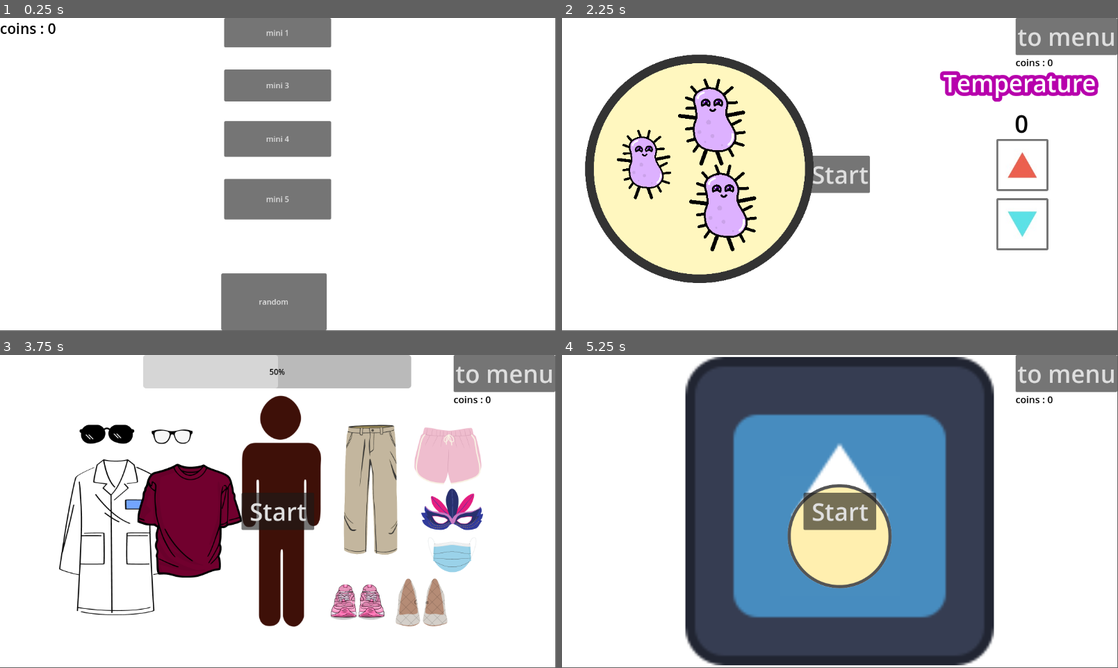
Above: before the commit, frames 1-4 (two rows, left to right).
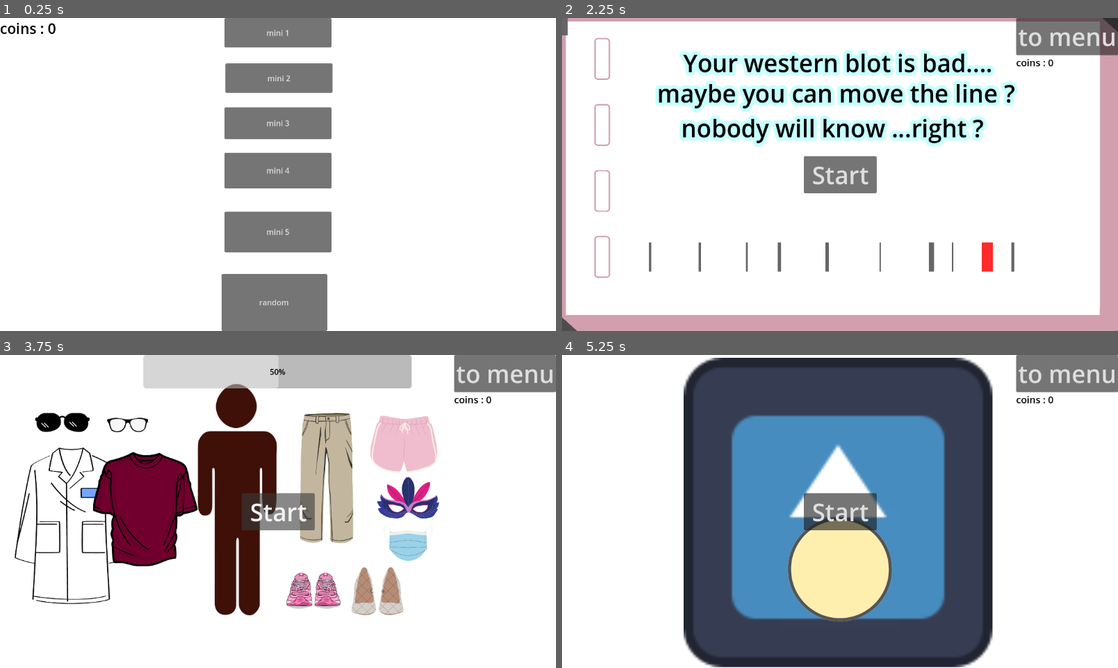
Above: after the commit, the same moments.

Repository: maxnourr/The-game
Game: Godot game, scene res://ugly_menu.tscn
Two runs of this game, one before a commit and one after it. Both use one fixed random seed, a clock stepped at 60 frames per second and the inputs below. The engine's default icon, where the game draws it, is replaced by a stand-in: a white triangle on a blue panel in a dark square.
Inputs (mouse positions are in pixels of both pictures, inside the frame that each line leads up to):
- Up to frame 1 (0.25 s): no input
- Up to frame 2 (2.25 s): click "mini 3" at 0.5 s; click "to menu" at 1.25 s; click (840, 77) at 2 s, where only the run after the commit has a clickable "mini 2"
- Up to frame 3 (3.75 s): click "to menu" at 2.75 s; click "mini 4" at 3.5 s
- Up to frame 4 (5.25 s): click "to menu" at 4.25 s; click "mini 5" at 5 s
In our replay, the window is 799x449 before the commit and 800x450 after it. These sizes can differ from the game's own. Grey fills any space a smaller window leaves; there, only what the larger window draws over its background counts as a difference.

The runs differ from the first frame. In frame 1, 8.1% of the frame differs, in the area x 7-60%, y 0-100%; in frame 2, 44%, in the area x 0-100%, y 0-100%; in frame 3, 32%; in frame 4, 7.3%.

Commit message:
adapt mini2

Diff:
--- a/MINIGAMES/global_var.gd
+++ b/MINIGAMES/global_var.gd
@@ -1,7 +1,7 @@
 extends Node
 
-var game = ["res://minijeu_1/ampi_game.tscn","res://minijeu_3/Plasmid_Game.tscn","res://minijeu_4/clothe_game.tscn","res://minijeu_5/wash_game.tscn"]
-var do_game = ["res://minijeu_1/ampi_game.tscn","res://minijeu_3/Plasmid_Game.tscn","res://minijeu_4/clothe_game.tscn","res://minijeu_5/wash_game.tscn"]
+var game = ["res://minijeu_1/ampi_game.tscn","res://minijeu_2/node.tscn","res://minijeu_3/Plasmid_Game.tscn","res://minijeu_4/clothe_game.tscn","res://minijeu_5/wash_game.tscn"]
+var do_game = game
 var coins = 0
 var on_randon = false
 var rng = RandomNumberGenerator
--- a/MINIGAMES/minijeu_1/ampi_game.gd
+++ b/MINIGAMES/minijeu_1/ampi_game.gd
@@ -6,13 +6,9 @@
 var goal = 3
 
 #timer
-var time = 500
+var time = 5
 var malus = false #change the time if activated
 var malus_time = 3
-
-# screen
-var width = 0 #will be initialised in ready()
-var height = 0
 
 #tubes
 var linktube = preload("ampi.tscn") #to create new tube
@@ -31,43 +27,8 @@
 	$Button2.hide() #no restart
 	$Timer.wait_time = time #set timer
 
-	#set screen data
-	width = get_viewport().size.x
-	height = get_viewport().size.y
-	resize() #resize the elements
-
-
-#resize and position each element depending of the screen dimensions
-func resize():
-
-	#at the center
-	$bacterias.position.x = get_viewport().size.x/2
-	$bacterias.position.y = get_viewport().size.y/2
-
-	#at the center
-	$circle.position.x = get_viewport().size.x/2
-	$circle.position.y = get_viewport().size.y/2
-
-	#scale bacterias
-	$bacterias.scale.x = get_viewport().size.x*0.5/1152
-	$bacterias.scale.y = $bacterias.scale.x
-
-	#size circle dep on bacterias + step dep on screen dimensions
-	max_size = $bacterias.scale.x*1.5
-	$circle.scale.x = max(0,max_size)
-	$circle.scale.y = $circle.scale.x
-	step = max(0,(max_size/2)/time)
-
-	#we do not resize tube because... because
-
 # Called every frame. 'delta' is the elapsed time since the previous frame.
 func _process(delta):
-
-	#resize if size change !
-	if width != get_viewport().size.x or height != get_viewport().size.y:
-		width = get_viewport().size.x
-		height = get_viewport().size.y
-		resize()
 
 	#if timer running we update
 	if not $Timer.is_stopped():
--- /dev/null
+++ b/MINIGAMES/minijeu_2/bloc.tscn
@@ -0,0 +1,16 @@
+[gd_scene load_steps=3 format=3 uid="uid://dhk51yg2eceg"]
+
+[ext_resource type="Texture2D" uid="uid://sgwm6ct4eqn2" path="res://minijeu_2/figures/bande.png" id="1_4ivqo"]
+
+[sub_resource type="RectangleShape2D" id="RectangleShape2D_rohnu"]
+size = Vector2(24, 72)
+
+[node name="bloc" type="Area2D"]
+
+[node name="Sprite2D" type="Sprite2D" parent="."]
+position = Vector2(2.08165e-12, 2.08165e-12)
+scale = Vector2(0.2, 0.2)
+texture = ExtResource("1_4ivqo")
+
+[node name="CollisionShape2D" type="CollisionShape2D" parent="."]
+shape = SubResource("RectangleShape2D_rohnu")
--- /dev/null
+++ b/MINIGAMES/minijeu_2/canvas_layer.tscn
@@ -0,0 +1,18 @@
+[gd_scene format=3 uid="uid://cc1nwopj6y71d"]
+
+[node name="CanvasLayer" type="CanvasLayer"]
+
+[node name="Label" type="Label" parent="."]
+anchors_preset = 8
+anchor_left = 0.5
+anchor_top = 0.5
+anchor_right = 0.5
+anchor_bottom = 0.5
+offset_left = -20.0
+offset_top = -11.5
+offset_right = 20.0
+offset_bottom = 11.5
+grow_horizontal = 2
+grow_vertical = 2
+size_flags_horizontal = 4
+theme_override_font_sizes/font_size = 100
--- /dev/null
+++ b/MINIGAMES/minijeu_2/node.gd
@@ -0,0 +1,91 @@
+extends Node
+
+var rng = RandomNumberGenerator.new()
+var firstrandom
+var secondrandom
+var move = false
+var win = false
+
+#timer
+var time = 5
+
+# deux valeurs randoms différentes, une qui est le goal et une qui est la valeur de départ
+# move est là pour immobiliser le rectangle une fois la partie gagnée.
+func _ready():
+	$Button3/Label.set_text("coins : " + str(GlobalVar.coins))
+	$Button2.hide() #no restart
+	$Timer.wait_time = time #set timer
+
+
+func _process(delta):
+
+	var mouse_x = get_viewport().get_mouse_position().x
+	# permet de connaître les coordonnées en x de la souris
+
+	var T = max(0,round($Timer.time_left))
+		#update time
+	#if timer running we update
+	if not $Timer.is_stopped():
+
+		#permet de bouger le rectangle, c'est là que la variable move prend son sens
+		$bloc2.position.x = mouse_x
+		if($bloc2.position.x >= (firstrandom - 5) and $bloc2.position.x <= (firstrandom + 5)):
+			$TEXT/win_state.text = "you win!"
+			move = false
+			win = true
+			GlobalVar.coins +=1
+			$Timer.stop()
+			restart()
+
+		$TEXT/time.text = str(max(0,T))
+		#if time runs out (do not use signal because of malus
+		if T == 0:
+			$TEXT/win_state.text = "haha looser"
+			move = false
+			$Timer.stop()
+			restart()
+
+func restart():
+	if win:
+		$Button2.set_text("Restart")
+	else:
+		$Button2.set_text("Continue")
+	$Button3.show()
+	$Button3/Label.set_text("coins : "+str(GlobalVar.coins))
+	$TEXT/explanation.text = "congrats you tricked igem"
+
+
+func _on_button_pressed():
+
+	# les valeurs randoms et les positions sont des nombres fixes de pixel, à changer
+	#Si on veut une taille d'écran variable.
+	firstrandom = rng.randf_range(200, 1000.0)
+	secondrandom = rng.randf_range(0, 1000.0)
+	$bloc.position.y = 80
+	$bloc2.position.y = 220
+	$bloc3.position.y = 360
+	$bloc.position.x = firstrandom
+	$bloc2.position.x = secondrandom
+	$bloc3.position.x = firstrandom
+
+	move = true
+	$Button.hide() #hide start
+	$Button3.hide()
+	#set timer
+	$TEXT/time.text = str(round($Timer.time_left))
+
+	$Timer.start()
+
+
+#called if restart pressed
+func _on_button_2_pressed():
+	if GlobalVar.on_randon == true and win == true:
+		GlobalVar.pass_game()
+	else:
+		if win :
+			pass
+		get_tree().reload_current_scene()
+
+
+func _on_button_3_pressed():
+	GlobalVar.to_menu()
--- /dev/null
+++ b/MINIGAMES/minijeu_2/node.tscn
@@ -0,0 +1,155 @@
+[gd_scene load_steps=5 format=3 uid="uid://bw8phc65geig"]
+
+[ext_resource type="PackedScene" uid="uid://dhk51yg2eceg" path="res://minijeu_2/bloc.tscn" id="1_he15d"]
+[ext_resource type="Script" path="res://minijeu_2/node.gd" id="1_njfe6"]
+[ext_resource type="Texture2D" uid="uid://bpoy1i2ukhvn0" path="res://minijeu_2/figures/Western blot.png" id="2_igfpe"]
+[ext_resource type="PackedScene" uid="uid://cc1nwopj6y71d" path="res://minijeu_2/canvas_layer.tscn" id="3_rnkir"]
+
+[node name="Node" type="Node"]
+script = ExtResource("1_njfe6")
+
+[node name="Sprite2D" type="Sprite2D" parent="."]
+position = Vector2(576, 324.5)
+scale = Vector2(0.186016, 0.167268)
+texture = ExtResource("2_igfpe")
+
+[node name="bloc3" parent="." instance=ExtResource("1_he15d")]
+
+[node name="bloc" parent="." instance=ExtResource("1_he15d")]
+
+[node name="bloc2" parent="." instance=ExtResource("1_he15d")]
+
+[node name="CanvasLayer" parent="." instance=ExtResource("3_rnkir")]
+
+[node name="Timer" type="Timer" parent="."]
+wait_time = 10.0
+one_shot = true
+
+[node name="TEXT" type="CanvasLayer" parent="."]
+
+[node name="time" type="Label" parent="TEXT"]
+anchors_preset = 1
+anchor_left = 1.0
+anchor_right = 1.0
+offset_left = -355.0
+offset_top = -1.0
+offset_right = -37.0
+offset_bottom = 139.0
+grow_horizontal = 0
+theme_override_colors/font_color = Color(0, 0, 0, 1)
+theme_override_font_sizes/font_size = 200
+horizontal_alignment = 2
+
+[node name="win_state" type="Label" parent="TEXT"]
+anchors_preset = 5
+anchor_left = 0.5
+anchor_right = 0.5
+offset_left = -20.0
+offset_right = 20.0
+offset_bottom = 69.0
+grow_horizontal = 2
+theme_override_colors/font_color = Color(0, 0, 0, 1)
+theme_override_font_sizes/font_size = 50
+
+[node name="explanation" type="Label" parent="TEXT"]
+anchors_preset = 5
+anchor_left = 0.5
+anchor_right = 0.5
+offset_left = -254.0
+offset_top = 137.0
+offset_right = 254.0
+offset_bottom = 213.0
+grow_horizontal = 2
+theme_override_colors/font_color = Color(0, 0, 0, 1)
+theme_override_colors/font_outline_color = Color(0.784314, 1, 1, 1)
+theme_override_constants/outline_size = 30
+theme_override_font_sizes/font_size = 40
+horizontal_alignment = 1
+
+[node name="Button" type="Button" parent="."]
+anchors_preset = 8
+anchor_left = 0.5
+anchor_top = 0.5
+anchor_right = 0.5
+anchor_bottom = 0.5
+offset_left = -75.5
+offset_top = -35.5
+offset_right = 75.5
+offset_bottom = 35.5
+grow_horizontal = 2
+grow_vertical = 2
+theme_override_font_sizes/font_size = 50
+text = "Start"
+
+[node name="Label" type="Label" parent="Button"]
+layout_mode = 1
+anchors_preset = 5
+anchor_left = 0.5
+anchor_right = 0.5
+offset_left = -550.0
+offset_top = -228.5
+offset_right = 540.0
+offset_bottom = -84.5
+grow_horizontal = 2
+theme_override_colors/font_color = Color(0, 0, 0, 1)
+theme_override_colors/font_outline_color = Color(0.784314, 1, 1, 1)
+theme_override_constants/outline_size = 30
+theme_override_font_sizes/font_size = 50
+text = "Your western blot is bad...."
+horizontal_alignment = 1
+
+[node name="Label2" type="Label" parent="Button"]
+layout_mode = 0
+offset_left = -377.5
+offset_top = -165.5
+offset_right = 509.5
+offset_bottom = -21.5
+theme_override_colors/font_color = Color(0, 0, 0, 1)
+theme_override_colors/font_outline_color = Color(0.784314, 1, 1, 1)
+theme_override_constants/outline_size = 30
+theme_override_font_sizes/font_size = 50
+text = "maybe you can move the line ?
+nobody will know ...right ? "
+horizontal_alignment = 1
+
+[node name="Button2" type="Button" parent="."]
+anchors_preset = 7
+anchor_left = 0.5
+anchor_top = 1.0
+anchor_right = 0.5
+anchor_bottom = 1.0
+offset_left = -92.0
+offset_top = -77.0
+offset_right = 92.0
+grow_horizontal = 2
+grow_vertical = 0
+theme_override_font_sizes/font_size = 50
+text = "Restart"
+
+[node name="Button3" type="Button" parent="."]
+anchors_preset = 1
+anchor_left = 1.0
+anchor_right = 1.0
+offset_left = -184.0
+offset_bottom = 77.0
+grow_horizontal = 0
+theme_override_font_sizes/font_size = 50
+text = "to menu"
+
+[node name="Label" type="Label" parent="Button3"]
+layout_mode = 1
+anchors_preset = 12
+anchor_top = 1.0
+anchor_right = 1.0
+anchor_bottom = 1.0
+offset_top = 1.0
+offset_bottom = 36.0
+grow_horizontal = 2
+grow_vertical = 0
+theme_override_colors/font_color = Color(0, 0, 0, 1)
+theme_override_font_sizes/font_size = 20
+text = "coins :"
+
+[connection signal="pressed" from="Button" to="." method="_on_button_pressed"]
+[connection signal="pressed" from="Button2" to="." method="_on_button_2_pressed"]
+[connection signal="pressed" from="Button3" to="." method="_on_button_3_pressed"]
--- a/MINIGAMES/minijeu_3/Plasmid_Game.gd
+++ b/MINIGAMES/minijeu_3/Plasmid_Game.gd
@@ -2,10 +2,6 @@
 
 #timer
 var time = 20
-
-# screen
-var width = 0 #will be initialised in ready()
-var height = 0
 
 #temperature
 var temp = 0
@@ -29,50 +25,9 @@
 	#random temp goal
 	goal = rng.randi_range(min,max)
 
-	#set screen data
-	width = get_viewport().size.x
-	height = get_viewport().size.y
-	resize() #resize the elements
-
-
-#resize and position each element depending of the screen dimensions
-func resize():
-	width = get_viewport().size.x
-	height = get_viewport().size.y
-
-	$plate.position.x = 285*get_viewport().size.x/1152
-	$plate.position.y = 313*get_viewport().size.y/648
-	$plate.scale.x = get_viewport().size.x/1152
-	$plate.scale.y = $plate.scale.x
-
-	$up.position.x = 901*get_viewport().size.x/1152
-	$up.position.y = 251*get_viewport().size.y/648
-	$up.scale.x = get_viewport().size.x/1152
-	$up.scale.y = $plate.scale.x
-
-	$down.position.x = 901*get_viewport().size.x/1152
-	$down.position.y = 374*get_viewport().size.y/648
-	$down.scale.x = get_viewport().size.x/1152
-	$down.scale.y = $plate.scale.x
-
-	$TEXT/temperature.position.x = 791*get_viewport().size.x/1152
-	$TEXT/temperature.position.y = 100*get_viewport().size.y/648
-	$TEXT/temperature.scale.x = get_viewport().size.x/1152
-	$TEXT/temperature.scale.y = $plate.scale.x
-
-	$TEXT/number.position.x = 872*get_viewport().size.x/1152 - (get_viewport().size.x/1152-1)*300
-	$TEXT/number.position.y = 184*get_viewport().size.y/648
-	$TEXT/number.scale.x = get_viewport().size.x/1152
-	$TEXT/number.scale.y = $plate.scale.x
-
 
 # Called every frame. 'delta' is the elapsed time since the previous frame.
 func _process(delta):
-	#resize if size change !
-	if width != get_viewport().size.x or height != get_viewport().size.y:
-		width = get_viewport().size.x
-		height = get_viewport().size.y
-		resize()
 
 	var T = max(0,round($Timer.time_left))
 		#update time
--- a/MINIGAMES/minijeu_4/clothe_game.gd
+++ b/MINIGAMES/minijeu_4/clothe_game.gd
@@ -3,10 +3,6 @@
 
 #timer
 var time = 20
-
-# screen
-var width = 0 #will be initialised in ready()
-var height = 0
 
 
 #game
@@ -31,30 +27,8 @@
 	$Button2.hide() #no restart
 	$Timer.wait_time = time #set timer
 
-	#set screen data
-	width = get_viewport().size.x
-	height = get_viewport().size.y
-	resize() #resize the elements
-
-
-#resize and position each element depending of the screen dimensions
-func resize():
-	#at the center
-	$body.position.x = get_viewport().size.x/2
-	$body.position.y = get_viewport().size.y/2
-
-	#scale
-	$body.scale.x = get_viewport().size.x*0.5/1152
-	$body.scale.y = $body.scale.x
-
 # Called every frame. 'delta' is the elapsed time since the previous frame.
 func _process(delta):
-
-	#resize if size change !
-	if width != get_viewport().size.x or height != get_viewport().size.y:
-		width = get_viewport().size.x
-		height = get_viewport().size.y
-		resize()
 
 	#if timer running we update
 	if not $Timer.is_stopped():
--- a/MINIGAMES/minijeu_5/wash_game.gd
+++ b/MINIGAMES/minijeu_5/wash_game.gd
@@ -3,10 +3,6 @@
 
 #timer
 var time = 20
-
-# screen
-var width = 0 #will be initialised in ready()
-var height = 0
 
 #game
 var lose = false
@@ -23,29 +19,9 @@
 	$Button2.hide() #no restart
 	$Timer.wait_time = time #set timer
 
-	#set screen data
-	width = get_viewport().size.x
-	height = get_viewport().size.y
-	resize() #resize the elements
-
-
-#resize and position each element depending of the screen dimensions
-func resize():
-
-	$eye.position.x = get_viewport().size.x/2
-	$eye.position.y = get_viewport().size.y/2
-
-	$eye.scale.x = get_viewport().size.x/1148
-	$eye.scale.y = $eye.scale.x
 
 # Called every frame. 'delta' is the elapsed time since the previous frame.
 func _process(delta):
-
-	#resize if size change !
-	if width != get_viewport().size.x or height != get_viewport().size.y:
-		width = get_viewport().size.x
-		height = get_viewport().size.y
-		resize()
 
 	#if timer running we update
 	if not $Timer.is_stopped():
--- a/MINIGAMES/project.godot
+++ b/MINIGAMES/project.godot
@@ -19,6 +19,10 @@
 
 GlobalVar="*res://global_var.gd"
 
+[display]
+
+window/stretch/mode="viewport"
+
 [rendering]
 
 renderer/rendering_method="gl_compatibility"
--- a/MINIGAMES/ugly_menu.gd
+++ b/MINIGAMES/ugly_menu.gd
@@ -1,31 +1,27 @@
 extends Node
-
-
-
-# Called when the node enters the scene tree for the first time.
-func _ready():
-	pass # Replace with function body.
-
-#@onready var global_var = get_node("/root/GlobalVar")
 
 # Called every frame. 'delta' is the elapsed time since the previous frame.
 func _process(delta):
 	$Label.set_text("coins : " + str(GlobalVar.coins))
 
-
 func _on_minigame_1_pressed():
 	GlobalVar.to_load(GlobalVar.game[0])
 
-func _on_minigame_3_pressed():
+
+func _on_minigame_2_pressed():
 	GlobalVar.to_load(GlobalVar.game[1])
 
 
-func _on_minigame_4_pressed():
+func _on_minigame_3_pressed():
 	GlobalVar.to_load(GlobalVar.game[2])
 
 
+func _on_minigame_4_pressed():
+	GlobalVar.to_load(GlobalVar.game[3])
+
+
 func _on_minigame_5_pressed():
-	GlobalVar.to_load(GlobalVar.game[3])
+	GlobalVar.to_load(GlobalVar.game[4])
 
 
 func _on_on_random_pressed():
--- a/MINIGAMES/ugly_menu.tscn
+++ b/MINIGAMES/ugly_menu.tscn
@@ -23,15 +23,29 @@
 text = "mini 1"
 metadata/_edit_use_anchors_ = true
 
+[node name="minigame2" type="Button" parent="."]
+anchors_preset = -1
+anchor_left = 0.403646
+anchor_right = 0.596354
+anchor_bottom = 0.0941358
+offset_left = 1.99982
+offset_top = 94.0
+offset_right = 1.99982
+offset_bottom = 94.0
+grow_horizontal = 2
+text = "mini 2"
+metadata/_edit_use_anchors_ = true
+
 [node name="minigame3" type="Button" parent="."]
 anchors_preset = -1
 anchor_left = 0.403646
 anchor_top = 0.165123
 anchor_right = 0.596354
 anchor_bottom = 0.266975
-offset_left = -1.14441e-05
-offset_right = -2.28882e-05
-offset_bottom = 1.33514e-05
+offset_left = -0.000183105
+offset_top = 78.0003
+offset_right = -0.000183105
+offset_bottom = 78.0003
 grow_horizontal = 2
 grow_vertical = 2
 text = "mini 3"
@@ -43,9 +57,10 @@
 anchor_top = 0.330247
 anchor_right = 0.596354
 anchor_bottom = 0.444444
-offset_left = -1.14441e-05
-offset_right = -2.28882e-05
-offset_bottom = 1.33514e-05
+offset_left = -0.000183105
+offset_top = 64.9999
+offset_right = -0.000183105
+offset_bottom = 65.0
 grow_horizontal = 2
 grow_vertical = 2
 text = "mini 4"
@@ -57,9 +72,10 @@
 anchor_top = 0.515432
 anchor_right = 0.596354
 anchor_bottom = 0.645062
-offset_left = -1.14441e-05
-offset_right = -2.28882e-05
-offset_bottom = 1.33514e-05
+offset_left = -0.000183105
+offset_top = 67.0001
+offset_right = -0.000183105
+offset_bottom = 67.0001
 grow_horizontal = 2
 grow_vertical = 2
 text = "mini 5"
@@ -88,6 +104,7 @@
 metadata/_edit_use_anchors_ = true
 
 [connection signal="pressed" from="minigame1" to="." method="_on_minigame_1_pressed"]
+[connection signal="pressed" from="minigame2" to="." method="_on_minigame_2_pressed"]
 [connection signal="pressed" from="minigame3" to="." method="_on_minigame_3_pressed"]
 [connection signal="pressed" from="minigame4" to="." method="_on_minigame_4_pressed"]
 [connection signal="pressed" from="minigame5" to="." method="_on_minigame_5_pressed"]
Binary file added: MINIGAMES/minijeu_2/figures/Western blot.png
Not shown, added: MINIGAMES/minijeu_2/figures/Western blot.png.import
Binary file added: MINIGAMES/minijeu_2/figures/bande.png
Not shown, added: MINIGAMES/minijeu_2/figures/bande.png.import
Not shown, changed: MINIGAMES/.DS_Store
Not shown, added: MINIGAMES/minijeu_2/.DS_Store
